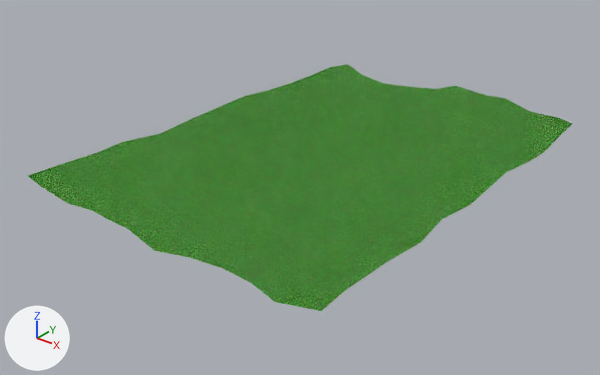
Two versions of the Blender file 01-Models/Erdlandschaft.blend, one commit apart.
Both versions are drawn from a camera (50 mm lens) standing at (23.6, -31.5, 17.0) and looking at (-0.4, -1.5, -1.6). Lighting does not change. The marker at lower left points along +X, +Y and +Z.
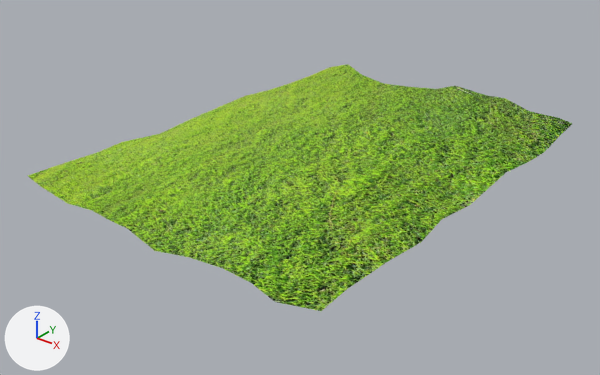
Where the change shows, as pixel boxes (x1, y1, x2, y2) in the pictures (600 x 375 px):
'Plane', surface changed: (28, 64, 572, 311) in both

Edits to the bpy script that builds the scene:
```text
Add img_gras2_jpg:
    img_gras2_jpg = load_image('gras2.jpg', '../02-Textures/gras2.jpg', 1280, 853, 'sRGB')
Change mat_material:
    mat_material.texture: img_gras_jpg -> img_gras2_jpg
Change me_plane:
    where me_plane.from_pydata(...)  # 144 vertices, 121 faces; spans x -0.98..0.98, y -1.01..1.0, z -0.04..0.07
    used by ob_plane; location = (0.0, 0.0, 0.0); scale = (9.07, 12.3, 9.84)
    me_plane part 1: texture (UV) coordinates of 121 of 121 faces, centred in x -0.9..0.9, y -0.92..0.93, z -0.03..0.04, changed; they spanned u -23.26..24.26, v -21.95..22.95 and now span u -0.01..0.99, v 0.03..0.97
```
